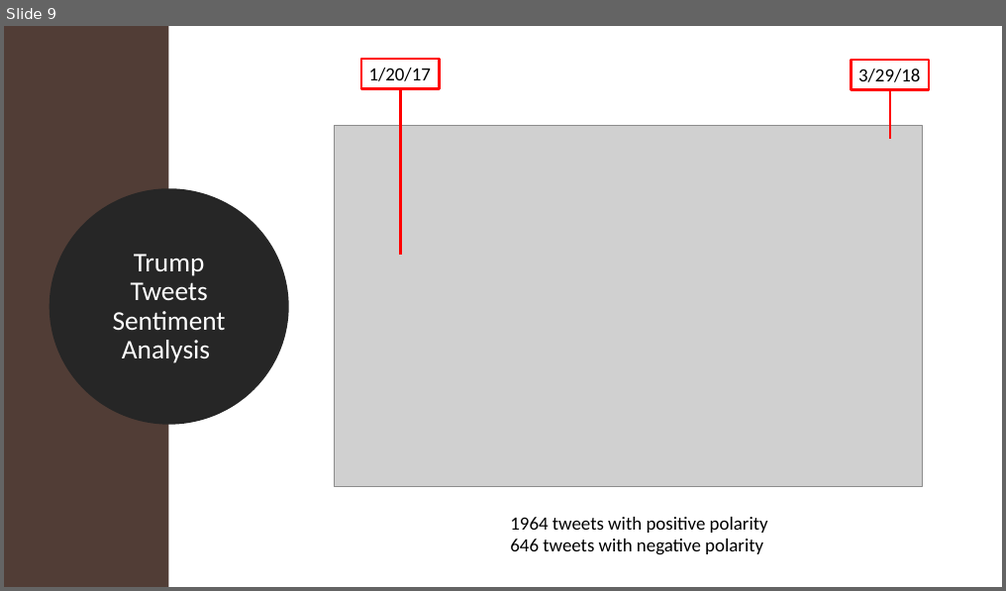
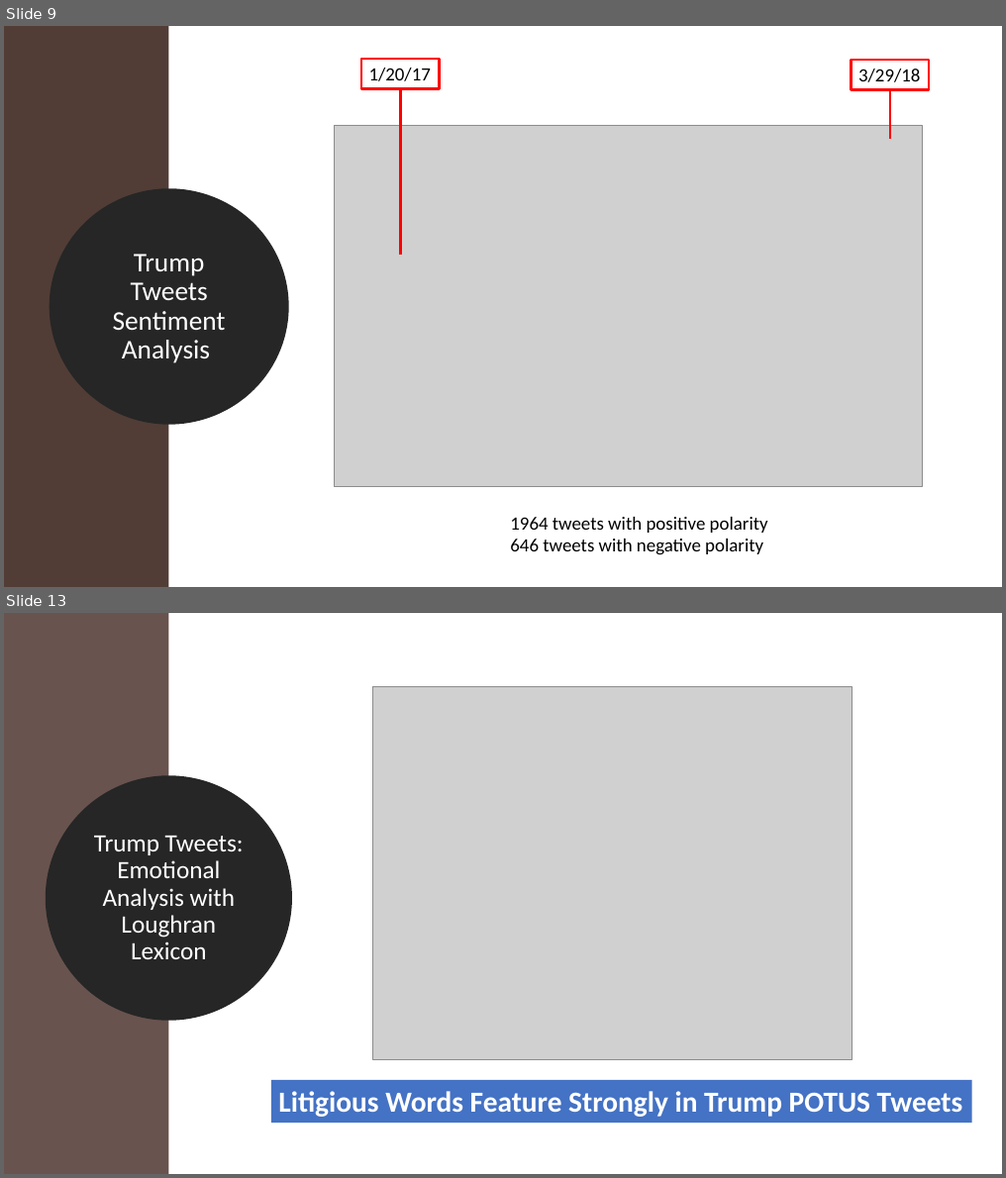
Before and after one commit to stagOak/text_data_eda_trump_potus_tweets, a slide deck: analysisFile.pptx. Shown one above the other, each under a label of ours: slide 9 before the commit, slides 9 and 13 after it; the slides between them are not shown. The pictures are 1006x591 and 1006x1178 pixels, drawn with LibreOffice and Linux fonts; fonts in the diff are those of the drawing; grey boxes stand for pictures. Boxes give left, top, right and bottom in pixels: in the first picture for what was removed or moved away, otherwise in the second. Text is boxed around its words. In the diff, an @@ line names an element or a change of style, - is before the commit and + after.

```diff
--- a/analysisFile.pptx
+++ b/analysisFile.pptx
@@ slide 13 added at (x1=4, y1=613, x2=1002, y2=1174), background #FFFFFF @@
@@ rectangle added at (x1=4, y1=613, x2=168, y2=1174), fill #69534E @@
@@ picture added at (x1=372, y1=687, x2=852, y2=1059) @@
@@ ellipse added at (x1=53, y1=783, x2=285, y2=1014), fill #262626, outline #262626 13.75 pt, 24.1 pt, text #FFFFFF @@
+Trump Tweets: Emotional Analysis with Loughran Lexicon
@@ rectangle added at (x1=271, y1=1080, x2=972, y2=1123), fill #4472C4, 28 pt, text #FFFFFF, bold @@
+Litigious Words Feature Strongly in Trump POTUS Tweets
```
Also in this commit, not shown: 3 slides changed, 1 other slide added, 4 slides removed, 2 other files.
